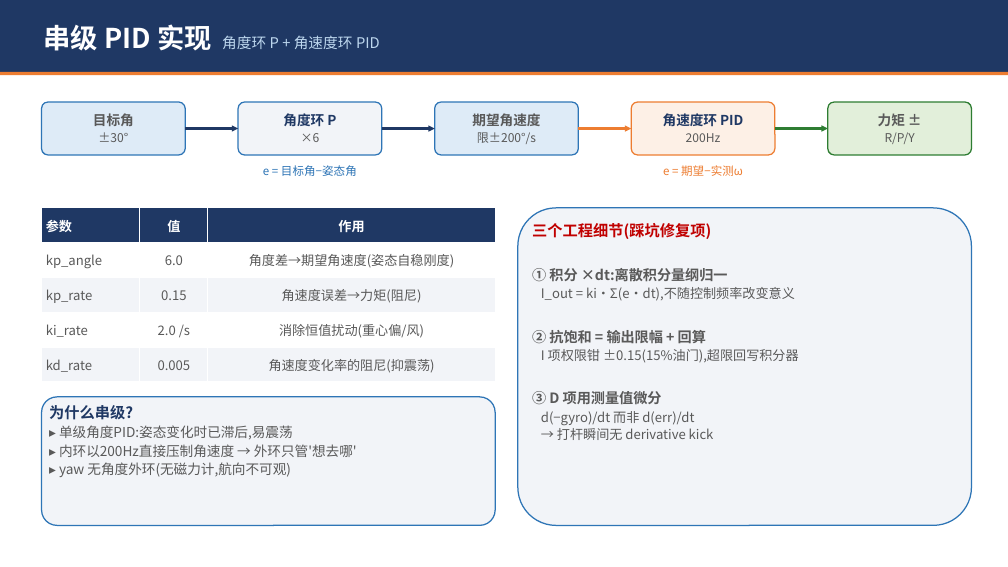
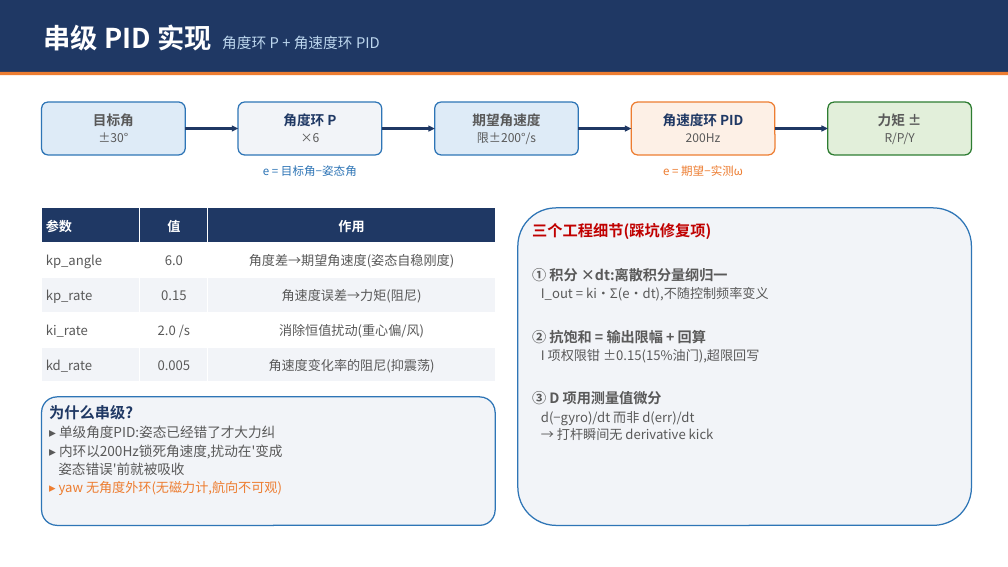
Before and after one commit to xiexiaoan147-cyber/STM32F4_Drone, a slide deck: slide 18 of Docs/四轴飞控原理分享.pptx (slide 14 before the commit). Drawn at 1008x567 pixels with LibreOffice and Linux fonts; fonts in the diff are those of the drawing. Boxes give left, top, right and bottom in pixels: in the first picture for what was removed or moved away, otherwise in the second. Text is boxed around its words. In the diff, an @@ line names an element or a change of style, - is before the commit and + after.

```diff
--- a/Docs/四轴飞控原理分享.pptx
+++ b/Docs/四轴飞控原理分享.pptx
@@ arrow (578, 129) - (631, 129): stroke #ED7D31 2 pt to #1F3864 2 pt @@
@@ arrow (775, 129) - (828, 129): stroke #2E7D32 2 pt to #1F3864 2 pt @@
@@ text in rounded rectangle at box(541, 287, 769, 301): text changed @@
-I_out = ki·Σ(e·dt),不随控制频率改变意义
+I_out = ki·Σ(e·dt),不随控制频率变义
@@ text in rounded rectangle at box(541, 349, 759, 363): text changed @@
-I 项权限钳 ±0.15(15%油门),超限回写积分器
+I 项权限钳 ±0.15(15%油门),超限回写
@@ text in rounded rectangle at box(58, 425, 283, 475): text changed @@
-▸ 单级角度PID:姿态变化时已滞后,易震荡
-▸ 内环以200Hz直接压制角速度 → 外环只管'想去哪'
+▸ 单级角度PID:姿态已经错了才大力纠
+▸ 内环以200Hz锁死角速度,扰动在'变成
+姿态错误'前就被吸收
@@ text in rounded rectangle at box(59, 481, 282, 495): size 13 to 12.5 pt, text colour #595959 to #ED7D31 in "▸ yaw 无角度外环(无磁力计,航向不可观)" @@
```
Also in this commit, not shown: 18 other slides changed, 4 slides added.
